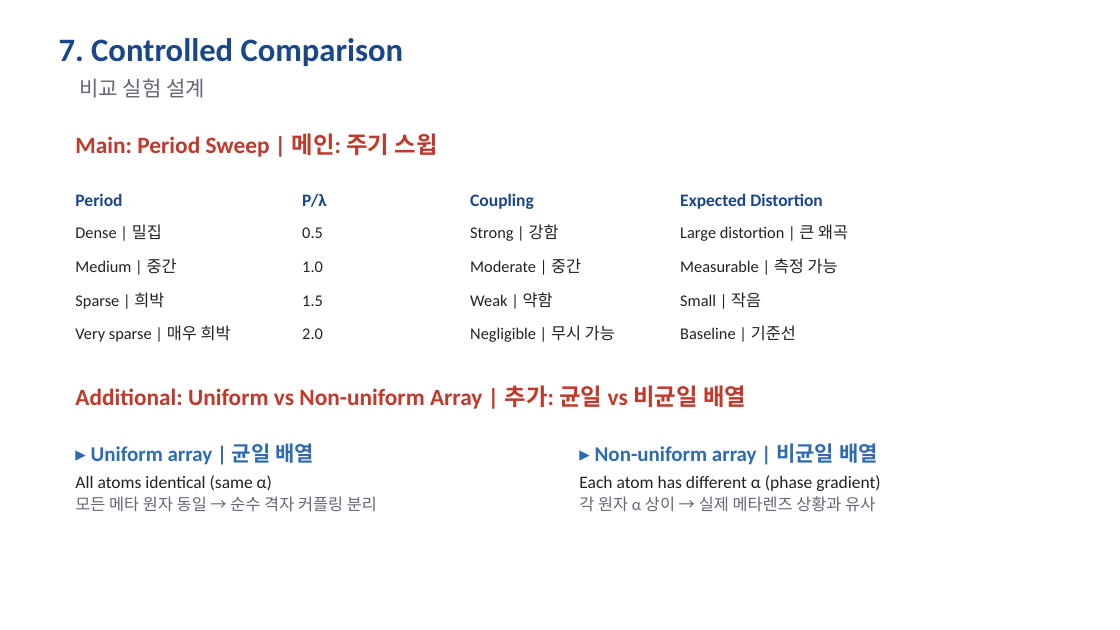
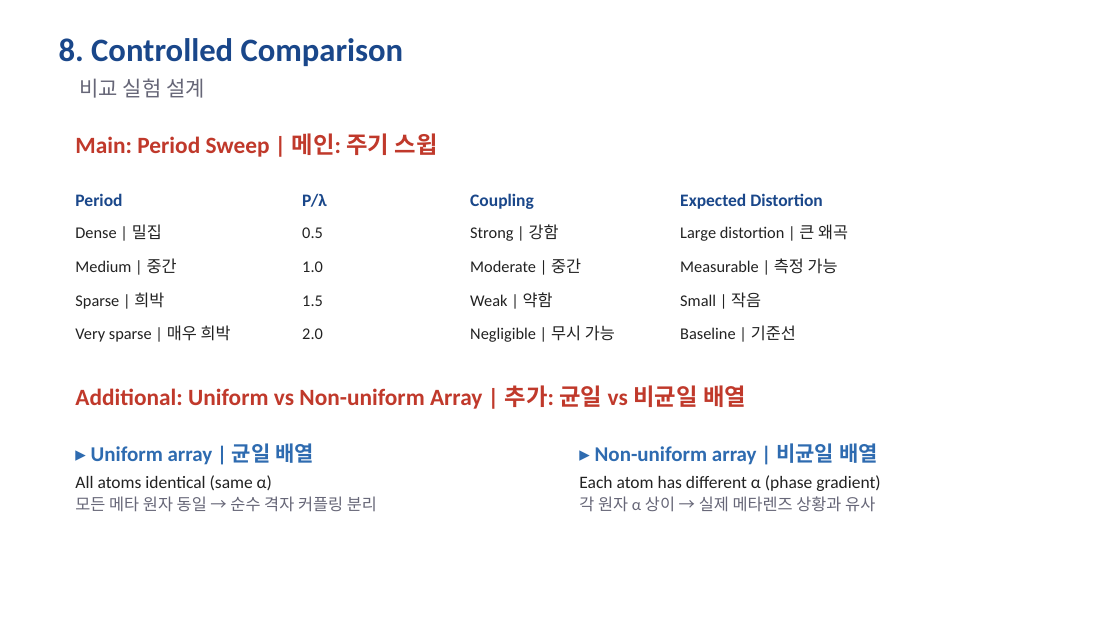
Before and after one commit to songyb111-gachon/week1, a slide deck: slide 9 of week1_proposal_v2.pptx (slide 8 before the commit). Drawn at 1120x630 pixels with LibreOffice and Linux fonts; fonts in the diff are those of the drawing. Boxes give left, top, right and bottom in pixels: in the first picture for what was removed or moved away, otherwise in the second. Text is boxed around its words. In the diff, an @@ line names an element or a change of style, - is before the commit and + after.

```diff
--- a/week1_proposal_v2.pptx
+++ b/week1_proposal_v2.pptx
@@ text at bbox=[59, 38, 404, 66]: text changed @@
-7. Controlled Comparison
+8. Controlled Comparison
```
Also in this commit, not shown: 5 other slides changed, 1 slide added, 3 other files.
